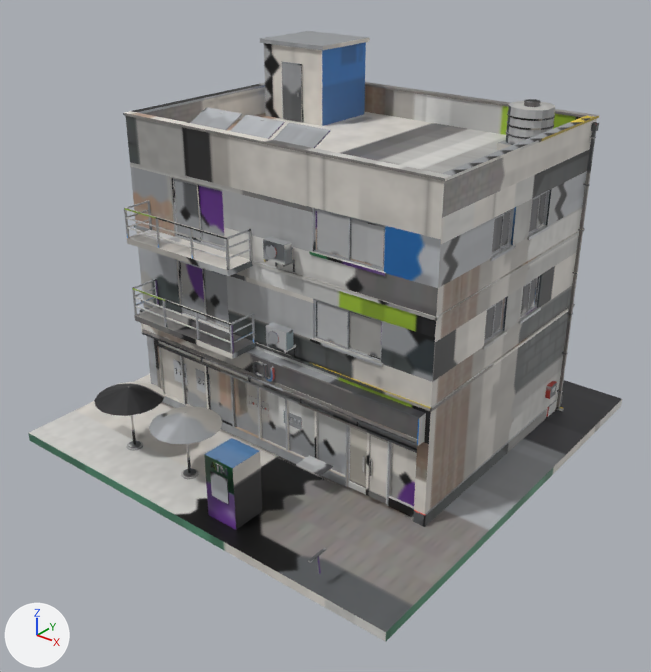
Renders of the FBX model cs2_ilsan/CS2Assets/IlsanCU/IlsanCU_LOD1.fbx from each side of a commit.
The view is the same before and after, from a camera (50 mm lens) standing at (18.03, -23.12, 17.54) and looking at (0.44, -1.12, 3.9). Every picture has the same lights, and +X, +Y and +Z are marked at lower left. The first picture is the older version. Where no turn or scale is listed for an object, it has been applied to the vertices.

Names of what the first picture shows: 'IlsanCU_LOD1'.
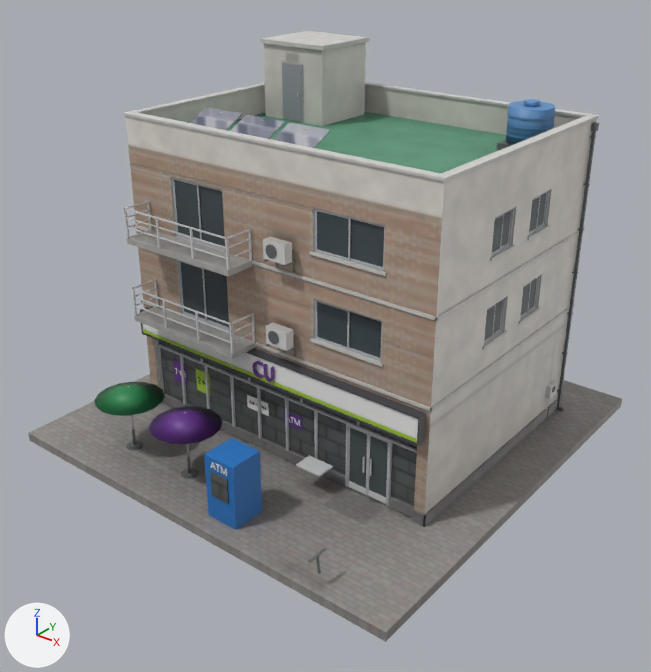
Where the change shows, as pixel boxes (x1, y1, x2, y2) in the pictures (651 x 672 px; the box of a moved part takes in the faces that stretch with it):
part 1 of me_ilsancu_lod1, moved or reshaped
    before: (250, 361, 300, 426)
    after: (250, 361, 300, 425)
part 2 of me_ilsancu_lod1, surface changed
    both: (28, 31, 622, 642)

The change, as a diff of the scene's bpy script:
```diff
--- a/cs2_ilsan/CS2Assets/IlsanCU/IlsanCU_LOD1.fbx.py
+++ b/cs2_ilsan/CS2Assets/IlsanCU/IlsanCU_LOD1.fbx.py
@@ me_ilsancu_lod1 @@
 # used by ob_ilsancu_lod1; location = (0.0, 0.0, 0.0)
-me_ilsancu_lod1.from_pydata(...)  # 5069 vertices, 8035 faces; spans x -7.9..7.9, y -7.9..7.9, z -0.3..12.9
+me_ilsancu_lod1.from_pydata(...)  # 5283 vertices, 8359 faces; spans x -7.9..7.9, y -7.9..7.9, z -0.3..12.9
+# me_ilsancu_lod1 part 1: 242 vertices moved within x -1.2..1.0, y -3.9..-3.3, z 1.5..3.8; 94 vertices removed from x -0.3..0.4, y -3.9..-3.8, z 3.2..3.8; 208 vertices added at x -1.2..1.1, y -3.9..-3.3, z 1.5..3.8
+# me_ilsancu_lod1 part 2: 5755 kept faces spanning x -7.9..7.9, y -7.9..7.9, z -0.3..12.9 get new texture (UV) coordinates
+# other edits to the shape of me_ilsancu_lod1 do not show in these pictures
 me_ilsancu_lod1.materials.append(mat_ilsancu)
```
